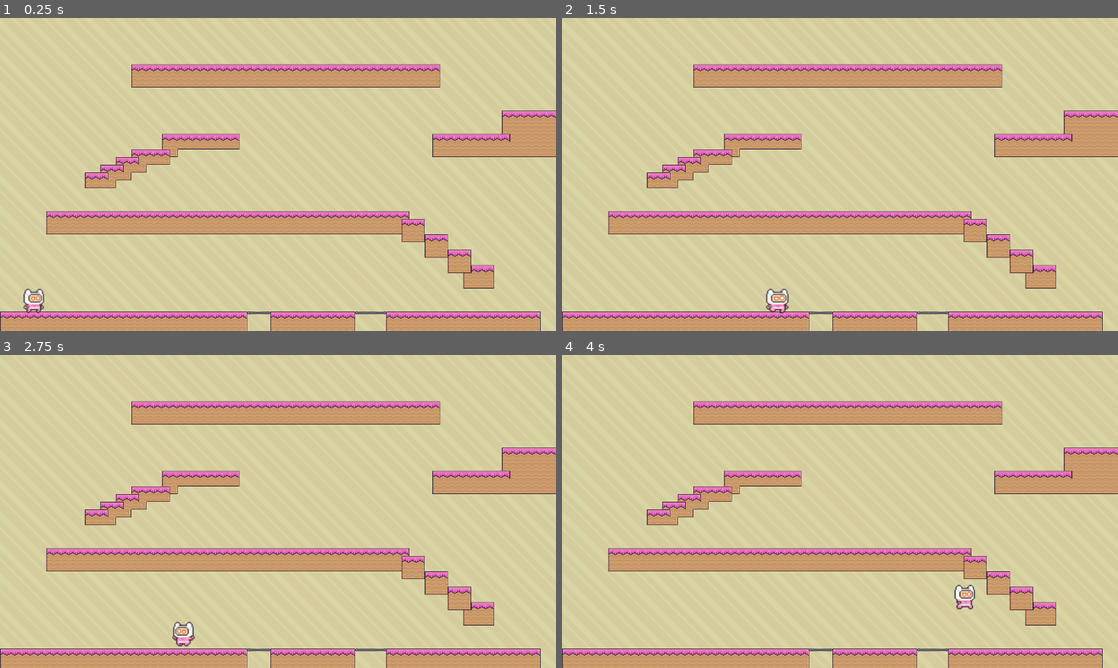
Above: before the commit, frames 1-4 (two rows, left to right).
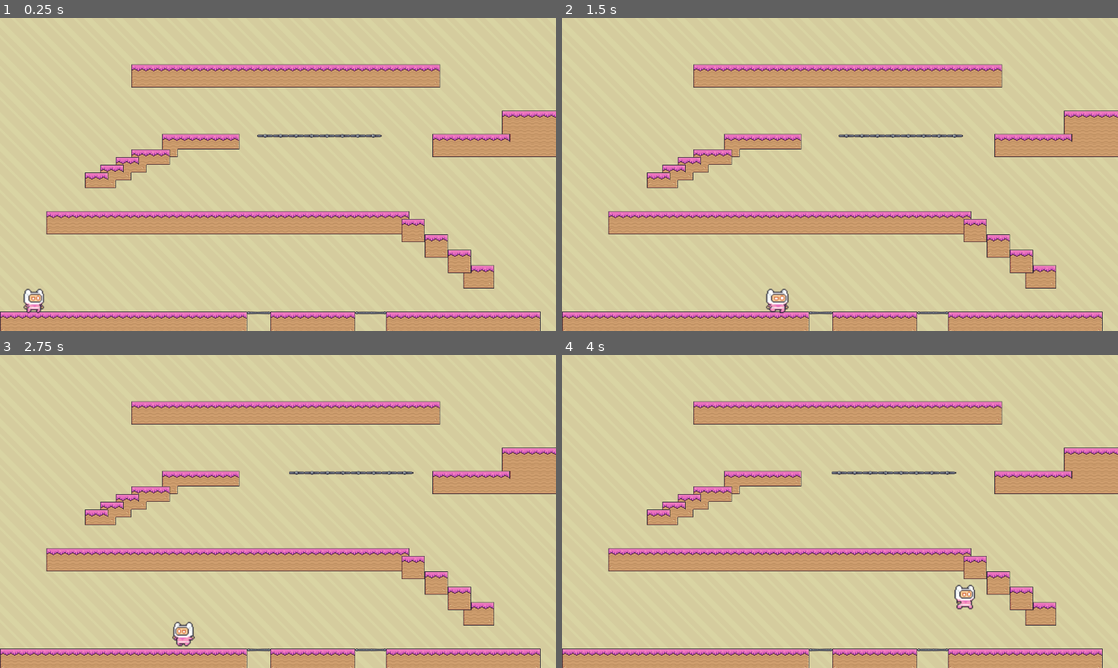
Above: after the commit, the same moments.

Repository: shrutidewan/tilde_gamedev
Game: Godot game, scene res://level.tscn
Same seed, same stepped clock (60 frames per second), same inputs: the game is played once before the commit and once after it.
Inputs:
- Up to frame 1 (0.25 s): no input
- Up to frame 2 (1.5 s): tap Enter at 0.5 s; hold Right (move_right) from 0.53 s (still down); tap Up (jump) at 0.77 s
- Up to frame 3 (2.75 s): tap Up (jump) at 1.52 s; release Right (move_right) at 2.03 s; hold Left (move_left) from 2.03 s (still down)
- Up to frame 4 (4 s): release Left (move_left) at 2.78 s; hold Right (move_right) from 2.78 s (still down); tap Up (jump) at 3.02, 3.77 s

The runs differ from the first frame. In frame 1, 0.2% of the frame differs, in the area x 46-69%, y 37-39%; in frame 2, 0.2%; in frame 3, 0.2%; in frame 4, 0.2%, in the area x 48-71%, y 37-39%.

Commit message:
add moving platform

Diff:
--- a/2D_game/level.tscn
+++ b/2D_game/level.tscn
@@ -1,8 +1,9 @@
-[gd_scene load_steps=7 format=3 uid="uid://cq8sjccdvowu4"]
+[gd_scene load_steps=8 format=3 uid="uid://cq8sjccdvowu4"]
 
 [ext_resource type="Texture2D" uid="uid://c4xjwnnrwpyu0" path="res://assets/Background/Yellow.png" id="1_765rf"]
 [ext_resource type="Texture2D" uid="uid://cnobqiqiirtv1" path="res://assets/Terrain/Terrain (16x16).png" id="1_vdt7g"]
 [ext_resource type="PackedScene" uid="uid://xsldptu6rd47" path="res://character.tscn" id="2_fanev"]
+[ext_resource type="PackedScene" uid="uid://caalqmn0y0yxq" path="res://platform.tscn" id="4_nccch"]
 
 [sub_resource type="TileMapPattern" id="TileMapPattern_j0cby"]
 tile_data = PackedInt32Array(0, 393216, 8, 65536, 393216, 9, 131072, 393216, 10, 1, 458752, 8, 65537, 458752, 9, 131073, 458752, 10, 2, 524288, 8, 65538, 524288, 9, 131074, 524288, 10)
@@ -479,3 +480,7 @@
 
 [node name="CharacterBody2D" parent="." instance=ExtResource("2_fanev")]
 position = Vector2(71, 537)
+
+[node name="MovingPlatform" parent="." instance=ExtResource("4_nccch")]
+position = Vector2(655, 244)
+offset = Vector2(80, 0)
--- /dev/null
+++ b/2D_game/platform.gd
@@ -0,0 +1,14 @@
+extends Node2D
+
+@export var offset = Vector2(0, 80)
+@export var duration = 5.0
+
+
+func _ready():
+	start_tween()
+
+func start_tween():
+	var tween = get_tree().create_tween().set_process_mode(Tween.TWEEN_PROCESS_PHYSICS)
+	tween.set_loops().set_parallel(false)
+	tween.tween_property($AnimatableBody2D, "position", offset, duration / 2)
+	tween.tween_property($AnimatableBody2D, "position", Vector2.ZERO, duration / 2)
--- /dev/null
+++ b/2D_game/platform.tscn
@@ -0,0 +1,69 @@
+[gd_scene load_steps=8 format=3 uid="uid://caalqmn0y0yxq"]
+
+[ext_resource type="Script" path="res://platform.gd" id="1_jgw4l"]
+[ext_resource type="Texture2D" uid="uid://jei2mvctvmak" path="res://assets/Traps/Platforms/Grey On (32x8).png" id="2_gf4b6"]
+
+[sub_resource type="RectangleShape2D" id="RectangleShape2D_jc7nh"]
+size = Vector2(259, 11)
+
+[sub_resource type="Animation" id="Animation_2jcm2"]
+resource_name = "Animation"
+length = 0.001
+tracks/0/type = "value"
+tracks/0/imported = false
+tracks/0/enabled = true
+tracks/0/path = NodePath("AnimatableBody2D:position")
+tracks/0/interp = 1
+tracks/0/loop_wrap = true
+tracks/0/keys = {
+"times": PackedFloat32Array(),
+"transitions": PackedFloat32Array(),
+"update": 0,
+"values": []
+}
+
+[sub_resource type="Animation" id="Animation_7ncmk"]
+resource_name = "RESET"
+length = 0.001
+tracks/0/type = "value"
+tracks/0/imported = false
+tracks/0/enabled = true
+tracks/0/path = NodePath("AnimatableBody2D:position")
+tracks/0/interp = 1
+tracks/0/loop_wrap = true
+tracks/0/keys = {
+"times": PackedFloat32Array(0),
+"transitions": PackedFloat32Array(1),
+"update": 0,
+"values": [Vector2(0, 0)]
+}
+
+[sub_resource type="Animation" id="Animation_w71k4"]
+resource_name = "move"
+
+[sub_resource type="AnimationLibrary" id="AnimationLibrary_jfheh"]
+_data = {
+"Animation": SubResource("Animation_2jcm2"),
+"RESET": SubResource("Animation_7ncmk"),
+"move": SubResource("Animation_w71k4")
+}
+
+[node name="MovingPlatform" type="Node2D"]
+script = ExtResource("1_jgw4l")
+
+[node name="AnimatableBody2D" type="AnimatableBody2D" parent="."]
+
+[node name="Sprite2D" type="Sprite2D" parent="AnimatableBody2D"]
+texture = ExtResource("2_gf4b6")
+region_enabled = true
+region_rect = Rect2(0, 0, 258, 8.99968)
+
+[node name="CollisionShape2D" type="CollisionShape2D" parent="AnimatableBody2D"]
+position = Vector2(-0.5, 1.5)
+shape = SubResource("RectangleShape2D_jc7nh")
+
+[node name="AnimationPlayer" type="AnimationPlayer" parent="."]
+autoplay = "move"
+libraries = {
+"": SubResource("AnimationLibrary_jfheh")
+}
